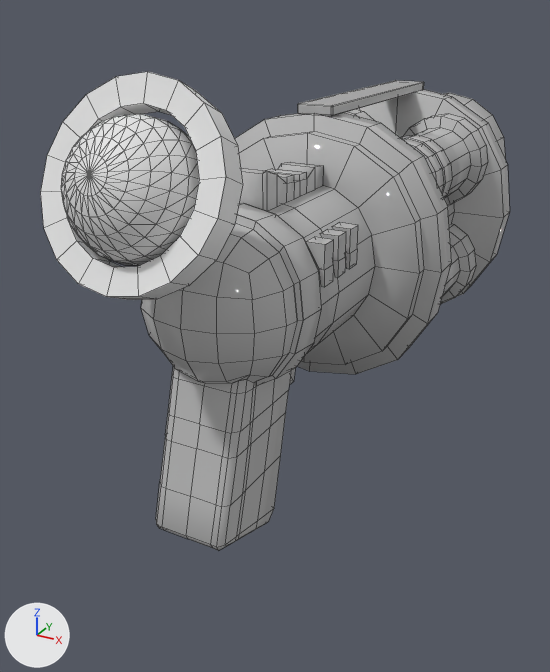
One commit to the FBX model Assets/Models/Gun/gun.fbx: the scene before it, then after it.
Before and after are seen from a 50 mm lens placed at (0.147, -0.349, 0.223), pointed at (-0.015, -0.054, 0.075). The axes (+X, +Y, +Z) are drawn at lower left. The lights are the same throughout. Mesh edges are drawn as thin lines. Where no turn or scale is listed for an object, it has been applied to the vertices.

Names of what the first picture shows: '1_low', 'Sphere001', 'Tube001'.
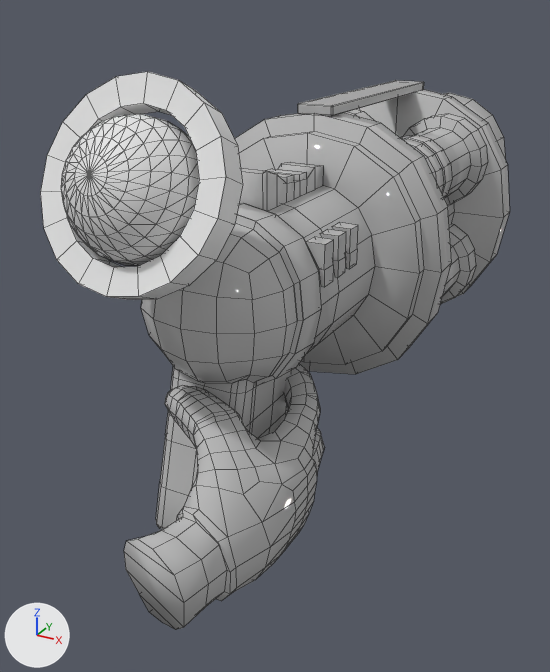
The newer file is also rescaled (x2.152), turned or shifted as a whole; pictures and numbers use the older file's frame.

What differs and where, as boxes [x1, y1, x2, y2] in the pictures (550 x 672 px):
'Group33', added: after [124, 364, 324, 630]

Patch to the scene script:
```diff
--- a/Assets/Models/Gun/gun.fbx.py
+++ b/Assets/Models/Gun/gun.fbx.py
@@ mat_default @@
+mat_default = principled_material('default')
+mat_default.base_color = (0.5, 0.5, 0.5)  # grey #bcbcbc
+mat_default.roughness = 0.0
@@ me_mesh_005 @@
+me_mesh_005.from_pydata(...)  # 593 vertices, 611 faces; spans x -0.042..0.0163, y -0.0506..0.0729, z -0.0465..0.028
+me_mesh_005.materials.append(mat_default)  # grey #bcbcbc
@@ ob_group33 @@
+ob_group33 = bpy.data.objects.new('Group33', me_mesh_005)
+ob_group33.location = (0.0301, -0.1562, 0.0634)
```
